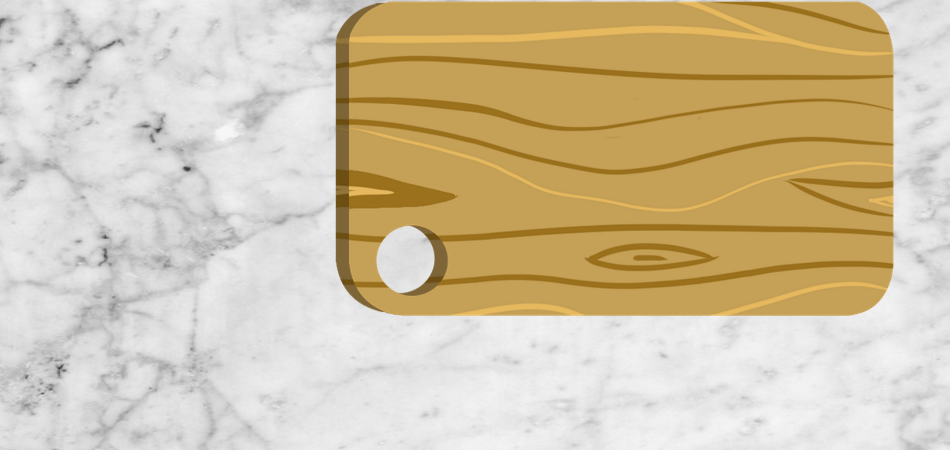
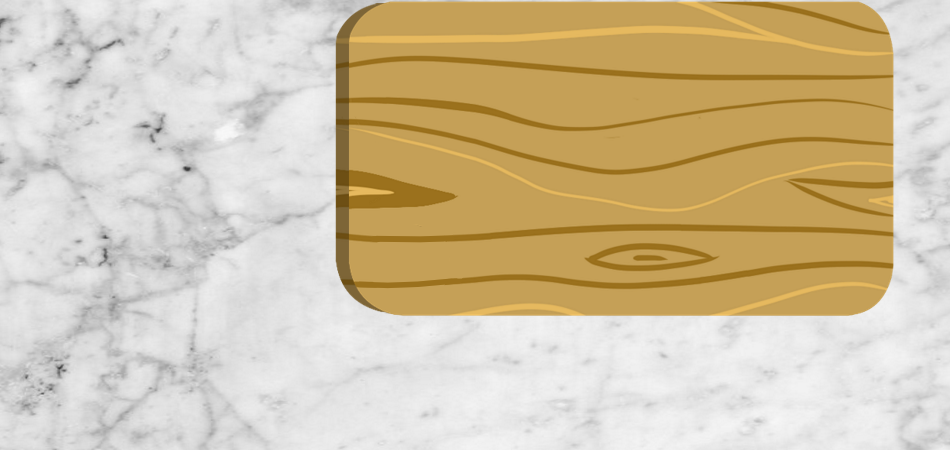
Layers edited between the first and the second (950, 450) image:
added layer "Layer 9" in group "Layer 8" over [372, 224, 453, 256]
painted on "Layer 3(pasted)" over [358, 224, 463, 297]
